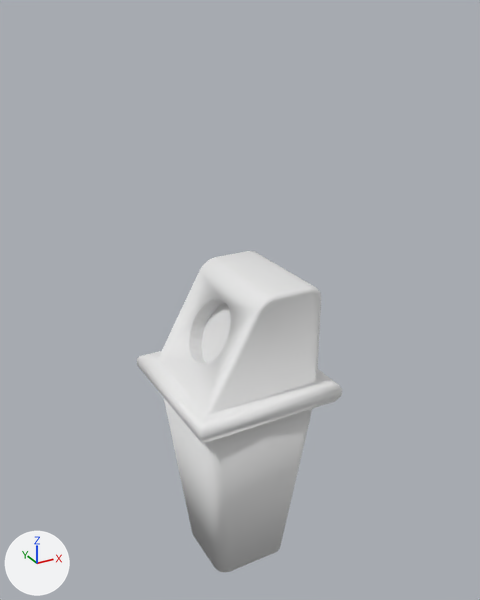
An edit to the Blender file zUMHbies_blender/PapeleraEnvases/PapeleraFinal.blend, drawn before and after from the same camera.
Before and after are seen from a 50 mm camera at (-0.696, -1.291, 0.382) aimed at (0.024, 0.017, -0.272). Lighting does not change. The marker at lower left points along +X, +Y and +Z.

The scene before the commit, as lines of its bpy script (objects in view):
```python
me_cube = bpy.data.meshes.new('Cube')
me_cube.from_pydata(...)  # 48 vertices, 33 faces; spans x -0.155..0.155, y -0.155..0.155, z -1.0..-0.5
me_cube.polygons.foreach_set('use_smooth', [True] * 33)
me_cube.materials.append(mat_material)  # white #e7e7e7
me_cube_001 = bpy.data.meshes.new('Cube.001')
me_cube_001.from_pydata(...)  # 112 vertices, 105 faces; spans x -0.191..0.191, y -0.191..0.191, z -0.2..0.1
me_cube_001.polygons.foreach_set('use_smooth', [True] * 105)
me_cylinder = bpy.data.meshes.new('Cylinder')
me_cylinder.from_pydata(...)  # 64 vertices, 34 faces; spans x -0.091..0.091, y -0.082..0.082, z -0.071..0.071
ob_base = bpy.data.objects.new('Base', me_cube)
ob_base.location = (0.0, 0.0, 0.0)
ob_cylinder = bpy.data.objects.new('Cylinder', me_cylinder)
ob_cylinder.location = (-0.0907, -0.0117, -0.312)
ob_cylinder.rotation_euler = (0.0, -0.785, 0.0)  # degrees (0, -45, 0)
ob_cylinder.hide_viewport = True
ob_tapadera = bpy.data.objects.new('Tapadera', me_cube_001)
ob_tapadera.location = (0.001, 0.001, -0.3)
_m = ob_tapadera.modifiers.new('Boolean', 'BOOLEAN')
_m.object = ob_cylinder
_m.solver = 'FLOAT'
```
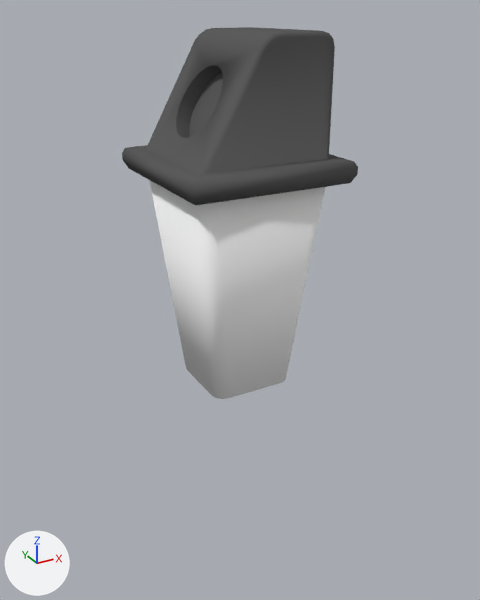
ob_cylinder is not drawn itself; it is used by a modifier of ob_tapadera.

Pixel boxes (x1, y1, x2, y2) of what changed, in the pictures (480 x 600 px):
'Tapadera', reshaped, moved (15% wider, 8% shorter): before (137, 251, 342, 444); after (122, 27, 358, 205)
'Base', recoloured, moved: before (164, 399, 312, 573); after (149, 180, 325, 399)
part 2 of me_cube_001, recoloured: before (137, 251, 342, 444); after (122, 27, 358, 205)

The change, as a list of edits to the scene's bpy script:
```text
Add mat_grey:
    mat_grey = diffuse_material('Grey')
    mat_grey.base_color = (1.0, 1.0, 1.0)  # white #ffffff
Add mat_black:
    mat_black = diffuse_material('Black')
    mat_black.base_color = (0.109, 0.109, 0.109)  # dark grey #5d5d5d
Change me_cube_001:
    used by ob_tapadera; location = (0.001, 0.001, -0.3)
    remove me_cube_001.from_pydata(...)  # 112 vertices, 105 faces; spans x -0.191..0.191, y -0.191..0.191, z -0.2..0.1
    add me_cube_001.from_pydata(...)  # 108 vertices, 101 faces; spans x -0.191..0.191, y -0.191..0.191, z -0.2..0.1
    me_cube_001 part 1
    4 vertices are removed from x -0.181..0.181, y -0.181..0.181, z -0.2
    8 faces are deleted
    4 new faces join them
    me_cube_001 part 2: 97 faces spanning x -0.191..0.191, y -0.191..0.191, z -0.2..0.1 switch from no material to mat_black (dark grey #5d5d5d)
Change me_cube:
    where me_cube.from_pydata(...)  # 48 vertices, 33 faces; spans x -0.155..0.155, y -0.155..0.155, z -1.0..-0.5
    remove me_cube.materials.append(mat_material)  # white #e7e7e7
    add me_cube.materials.append(mat_grey)  # white #ffffff
Change ob_cylinder:
    ob_cylinder.location: (-0.0907, -0.0117, -0.312) -> (-0.102, -0.00259, 0.214)
Change ob_tapadera:
    ob_tapadera.location: (0.001, 0.001, -0.3) -> (0.001, 0.001, 0.241)
Change ob_base:
    ob_base.location: (0.0, 0.0, 0.0) -> (0.0, 0.0, 0.541)
```
